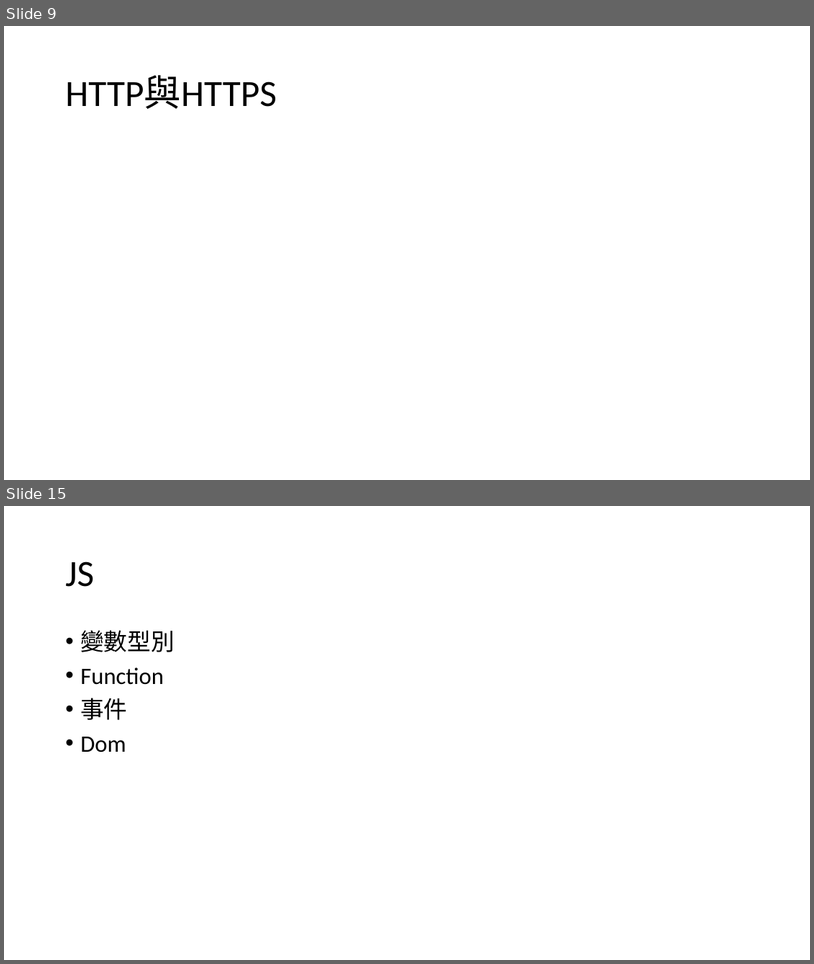
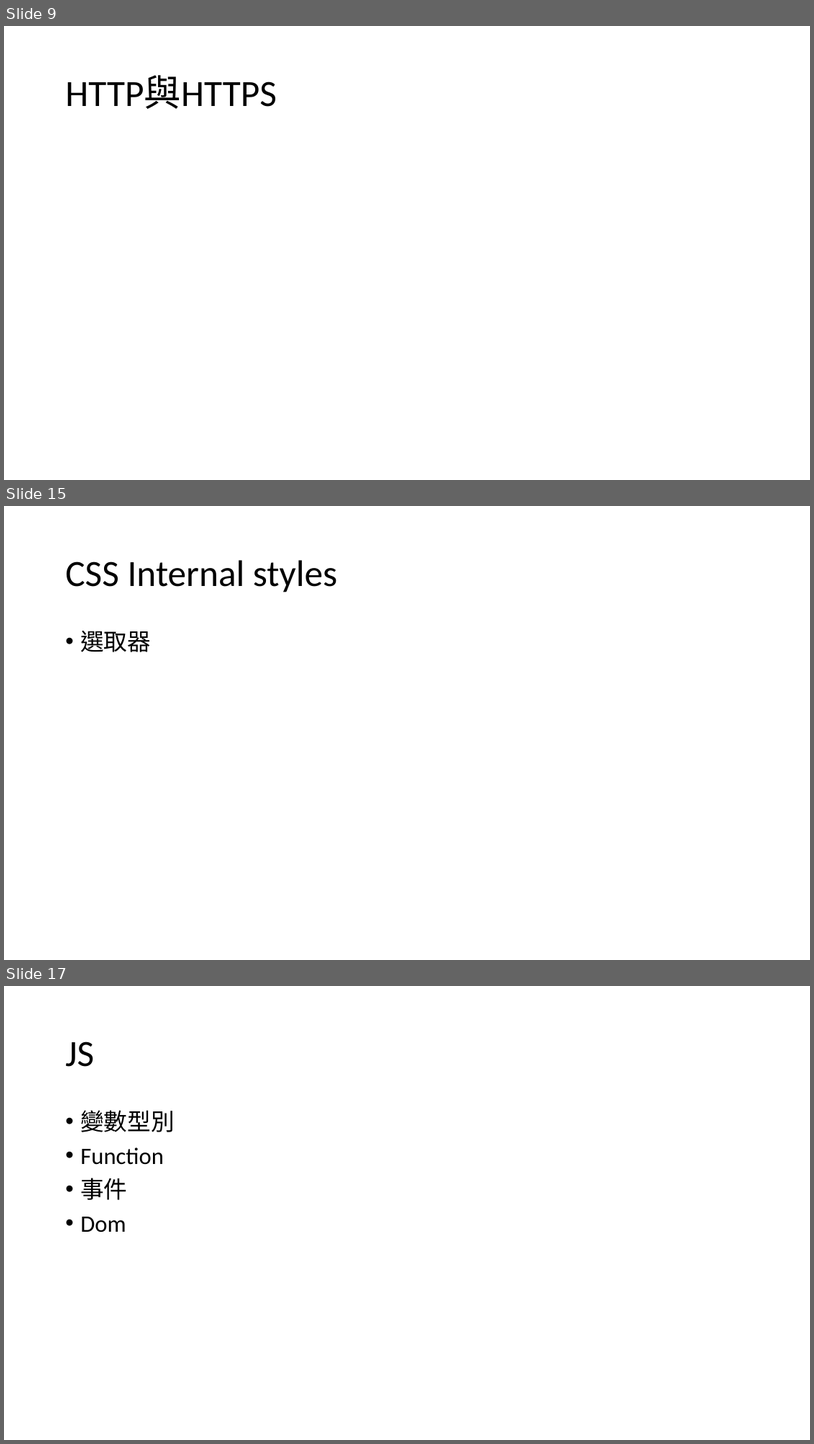
Before and after one commit to Q81JIAXIONG/-, a slide deck: 投影片/1.網頁基礎.pptx. Shown one above the other, each under a label of ours: slides 9 and 15 before the commit, slides 9, 15 and 17 after it; the slides between them are not shown. The pictures are 814x964 and 814x1444 pixels, drawn with LibreOffice and Linux fonts; fonts in the diff are those of the drawing. Boxes give left, top, right and bottom in pixels: in the first picture for what was removed or moved away, otherwise in the second. Text is boxed around its words. In the diff, an @@ line names an element or a change of style, - is before the commit and + after.

```diff
--- a/投影片/1.網頁基礎.pptx
+++ b/投影片/1.網頁基礎.pptx
@@ slide 15 added at <box>4,506,810,960</box>, background #FFFFFF @@
@@ title added at <box>65,560,337,592</box>, 44 pt, text #000000 @@
+CSS Internal styles
@@ text added at <box>80,631,151,652</box>, 28 pt, text #000000 @@
+• 選取器
@@ what was slide 15 is now slide 17 @@
```
Also in this commit, not shown: 3 slides changed, 4 other slides added, 3 slides removed, 24 other files.
